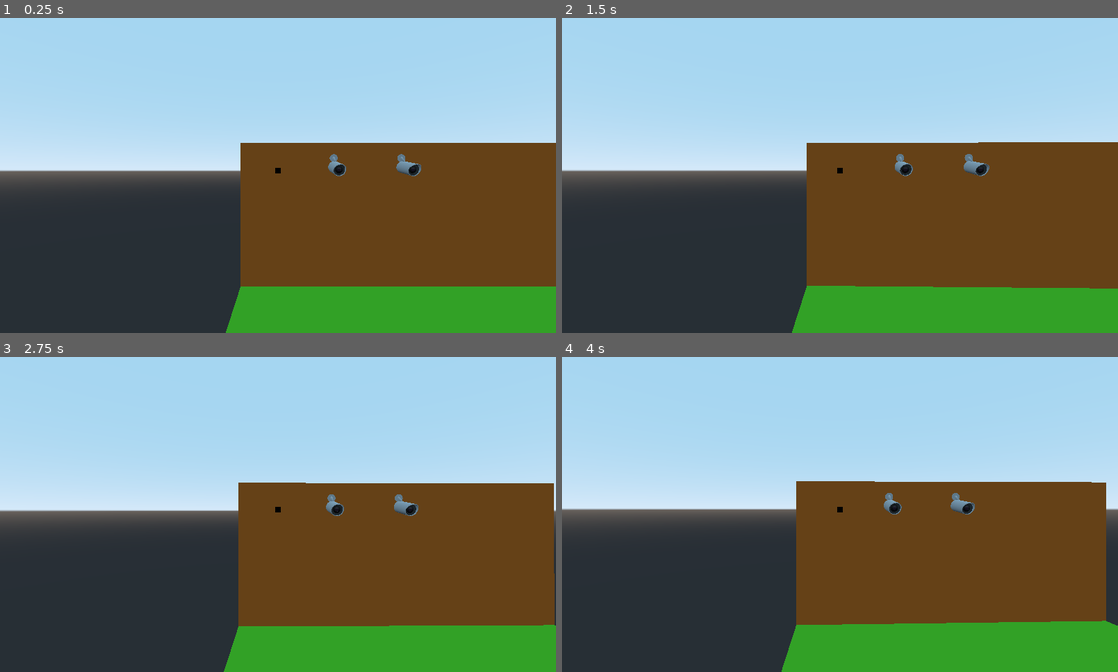
Above: before the commit, frames 1-4 (two rows, left to right).
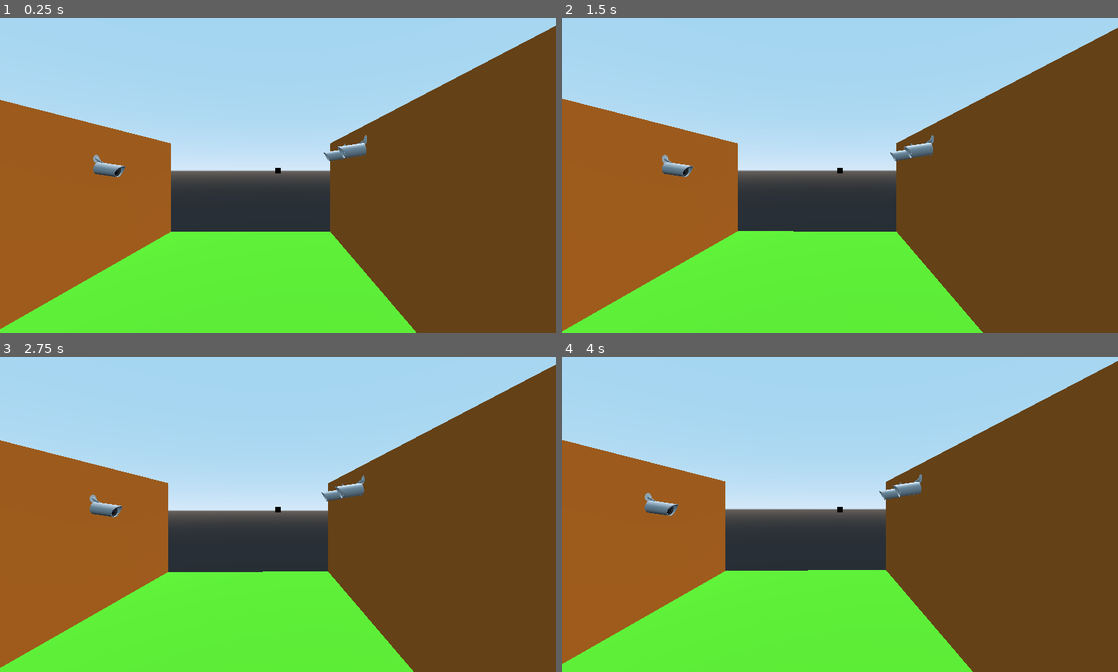
Above: after the commit, the same moments.

Repository: erlangga-da/Watch_dogs-cctv-hack-system
Game: Godot game, scene res://Assets/Scenes/World.tscn
Same seed, same stepped clock (60 frames per second), same inputs: the game is played once before the commit and once after it.
Inputs (mouse positions are in pixels of both pictures, inside the frame that each line leads up to):
- Up to frame 1 (0.25 s): no input
- Up to frame 2 (1.5 s): tap Enter at 0.5 s; move the mouse to (867, 169) at 0.52 s; hold Q (set_cam, bound only after the commit) 0.53-1.28 s; tap Space at 1.25 s; move the mouse to (812, 172) at 1.27 s; tap E (interact) at 1.35 s
- Up to frame 3 (2.75 s): tap Q (set_cam, bound only after the commit) at 1.55 s; tap Enter at 2 s; move the mouse to (289, 505) at 2.02 s; hold Q (set_cam, bound only after the commit) from 2.03 s (still down)
- Up to frame 4 (4 s): tap Space at 2.75 s; move the mouse to (834, 514) at 2.77 s; release Q (set_cam, bound only after the commit) at 2.78 s; tap Q (set_cam, bound only after the commit) at 2.85, 3.8 s; tap Enter at 3.5 s; move the mouse to (878, 514) at 3.52 s; hold E (interact) from 3.53 s (still down)

The runs differ from the first frame. In frame 1, 49% of the frame differs, in the area x 0-100%, y 2-100%; in frame 2, 49%; in frame 3, 49%; in frame 4, 50%, in the area x 0-100%, y 1-100%.

Commit message:
basic dynamic system
lol.. I messed up the code

Diff:
--- /dev/null
+++ b/Assets/Scenes/Player.gd
@@ -0,0 +1,51 @@
+extends Spatial
+
+onready var head = $"."
+onready var camera = $Camera
+onready var raycast = $Camera/RayCast
+onready var cctv_container = $"../Container/"
+onready var worldNode = $"../"
+
+onready var cctv_cam = preload("res://Assets/Scenes/cctv_camera.tscn")
+
+var castedNode
+var currentPos = Vector3()
+var currentRot = Vector3()
+var spawnPosition = Vector3()
+var currentCam = true
+var canSpawn = false
+var mouse_sens = 0.02
+
+func _ready():
+	Input.set_mouse_mode(Input.MOUSE_MODE_CAPTURED)
+
+func _input(event):
+	if event.is_action_pressed("set_cam") and canSpawn and currentCam:
+		var cctv = cctv_cam.instance()
+		self.get_parent().add_child(cctv)
+		currentCam = false
+		var getCctv = $"../KinematicBody"
+		getCctv.translation = self.translation
+		getCctv.destination = spawnPosition
+		getCctv.rotation_degrees = self.rotation_degrees
+	#camera rotation
+	if event is InputEventMouseMotion and currentCam:
+		head.rotate_y(deg2rad(-event.relative.x * mouse_sens))
+		#camera.rotate_x(deg2rad(event.relative.y * mouse_sens))
+
+		camera.rotate_x(deg2rad(event.relative.y * mouse_sens))
+		camera.rotation.x = clamp(camera.rotation.x, deg2rad(-80), deg2rad(80))
+
+func _process(delta):
+	currentPos = self.translation
+	currentRot = self.rotation_degrees
+	if raycast.is_colliding():
+		#get staticBody name
+		castedNode = cctv_container.get_node(raycast.get_collider().get_name())
+
+		#staticBody from Container node?? yes? = this is a cctv node , no? = not cctv
+		if castedNode.get_parent().get_name() == "Container":
+			spawnPosition = castedNode.translation
+			canSpawn = true
+		else:
+			canSpawn = false
--- a/Assets/Scenes/World.tscn
+++ b/Assets/Scenes/World.tscn
@@ -1,10 +1,8 @@
-[gd_scene load_steps=6 format=2]
+[gd_scene load_steps=5 format=2]
 
 [ext_resource path="res://Assets/Scenes/Base.tscn" type="PackedScene" id=1]
 [ext_resource path="res://Assets/Scenes/cctv.tscn" type="PackedScene" id=2]
-[ext_resource path="res://Assets/Scripts/cctv.gd" type="Script" id=3]
-
-[sub_resource type="SphereShape" id=2]
+[ext_resource path="res://Assets/Scenes/Player.gd" type="Script" id=4]
 
 [sub_resource type="BoxShape" id=1]
 
@@ -13,38 +11,27 @@
 [node name="Base" parent="." instance=ExtResource( 1 )]
 transform = Transform( 8, 0, 0, 0, 8, 0, 0, 0, 8, 0, 0, 0 )
 
-[node name="KinematicBody" type="KinematicBody" parent="."]
-transform = Transform( 1, 0, 0, 0, 1, 0, 0, 0, 1, 12.101, 9.67803, -10.4566 )
-script = ExtResource( 3 )
+[node name="Player" type="Spatial" parent="."]
+transform = Transform( -4.37114e-08, 0, 1, 0, 1, 0, -1, 0, -4.37114e-08, -21.5738, 8.03376, 4.18804 )
+script = ExtResource( 4 )
 
-[node name="Cam" type="Spatial" parent="KinematicBody"]
+[node name="Camera" type="Camera" parent="Player"]
+transform = Transform( -1, 0, 8.74228e-08, 0, 1, 0, -8.74228e-08, 0, -1, 0, 0, 0 )
+current = true
 
-[node name="Camera" type="Camera" parent="KinematicBody/Cam"]
-transform = Transform( -1, 0, -8.74228e-08, 0, 1, 0, 8.74228e-08, 0, -1, 0, 0, 0 )
+[node name="RayCast" type="RayCast" parent="Player/Camera"]
+transform = Transform( 1, 0, 0, 0, -1, -8.74228e-08, 0, 8.74228e-08, -1, 0, 0.118, 0 )
+enabled = true
+cast_to = Vector3( 0, 0, 40 )
 
-[node name="RayCast" type="RayCast" parent="KinematicBody/Cam/Camera"]
-transform = Transform( -1, 0, -8.74228e-08, 0, 1, 0, 8.74228e-08, 0, -1, 0, 0, 0 )
-enabled = true
-cast_to = Vector3( 0, -1, 40 )
-
-[node name="Casthide" type="RayCast" parent="KinematicBody/Cam"]
-transform = Transform( 1, 0, 0, 0, 1, 0, 0, 0, 1, 0.0247107, 0, 0.0872488 )
-enabled = true
-cast_to = Vector3( 0, -1, 5 )
-
-[node name="HideRange" type="Area" parent="KinematicBody/Cam"]
-
-[node name="CollisionShape" type="CollisionShape" parent="KinematicBody/Cam/HideRange"]
-shape = SubResource( 2 )
-
-[node name="Control" type="Control" parent="KinematicBody"]
+[node name="Control" type="Control" parent="Player"]
 anchor_right = 1.0
 anchor_bottom = 1.0
 __meta__ = {
 "_edit_use_anchors_": false
 }
 
-[node name="ColorRect" type="ColorRect" parent="KinematicBody/Control"]
+[node name="ColorRect" type="ColorRect" parent="Player/Control"]
 anchor_left = 0.5
 anchor_top = 0.5
 anchor_right = 0.5
@@ -87,5 +74,5 @@
 transform = Transform( 1.51496, 0, 0, 0, 1, 0, 0, 0, 1.51496, 0, 0, 0 )
 shape = SubResource( 1 )
 
-[connection signal="body_entered" from="KinematicBody/Cam/HideRange" to="KinematicBody" method="_on_HideRange_body_entered"]
-[connection signal="body_exited" from="KinematicBody/Cam/HideRange" to="KinematicBody" method="_on_HideRange_body_exited"]
+[node name="DirectionalLight" type="DirectionalLight" parent="."]
+transform = Transform( 0.668845, -0.644634, 0.370262, 0, 0.498064, 0.86714, -0.743402, -0.579983, 0.333128, 0, 13.5401, 0 )
--- /dev/null
+++ b/Assets/Scenes/cctv_camera.tscn
@@ -0,0 +1,30 @@
+[gd_scene load_steps=3 format=2]
+
+[ext_resource path="res://Assets/Scripts/cctv.gd" type="Script" id=1]
+
+[sub_resource type="SphereShape" id=1]
+
+[node name="KinematicBody" type="KinematicBody"]
+script = ExtResource( 1 )
+
+[node name="Cam" type="Spatial" parent="."]
+
+[node name="Camera" type="Camera" parent="Cam"]
+transform = Transform( -1, 0, -8.74228e-08, 0, 1, 0, 8.74228e-08, 0, -1, 0, 0, 0 )
+
+[node name="RayCast" type="RayCast" parent="Cam/Camera"]
+transform = Transform( -1, 0, -8.74228e-08, 0, 1, 0, 8.74228e-08, 0, -1, 0, 0, 1 )
+enabled = true
+cast_to = Vector3( 0, 0, 40 )
+
+[node name="Casthide" type="RayCast" parent="Cam"]
+enabled = true
+cast_to = Vector3( 0, 0, 4 )
+
+[node name="HideRange" type="Area" parent="Cam"]
+
+[node name="CollisionShape" type="CollisionShape" parent="Cam/HideRange"]
+shape = SubResource( 1 )
+
+[connection signal="body_entered" from="Cam/HideRange" to="." method="_on_HideRange_body_entered"]
+[connection signal="body_exited" from="Cam/HideRange" to="." method="_on_HideRange_body_exited"]
--- /dev/null
+++ b/Assets/Scripts/Camera.gd
@@ -0,0 +1,4 @@
+extends Camera
+
+func _ready():
+	pass # Replace with function body.
--- a/Assets/Scripts/cctv.gd
+++ b/Assets/Scripts/cctv.gd
@@ -5,6 +5,7 @@
 onready var rayCast = $Cam/Camera/RayCast
 onready var Casthide = $Cam/Casthide
 onready var cctv_container = $"../Container/"
+onready var Player = $"../Player/"
 onready var castedNode
 onready var savedNode
 
@@ -17,12 +18,16 @@
 
 
 func _ready():
-	Input.set_mouse_mode(Input.MOUSE_MODE_CAPTURED)
 	destination = self.translation
 	self.rotation_degrees.y = 0
 
 
 func _input(event):
+
+	#if 'ESC' pressed
+	if event.is_action_pressed("ui_cancel"):
+		destination = Player.translation
+
 	#if 'E' pressed
 	if event.is_action_pressed("interact"):
 		#check if castedNode have a translation value
@@ -41,22 +46,36 @@
 				camera.fov += 1
 
 	#camera rotation
+	#when travel = true cam rotate blocked
 	if event is InputEventMouseMotion and !travel:
 		head.rotate_y(deg2rad(-event.relative.x * mouse_sens))
-		#camera.rotate_x(deg2rad(event.relative.y * mouse_sens))
 
+		#max view angle up and down cctv camera
 		camera.rotate_x(deg2rad(event.relative.y * mouse_sens))
 		camera.rotation.x = clamp(camera.rotation.x, deg2rad(-50), deg2rad(50))
 
+		#max view angle left and right cctv camera
 		var head_rotation = head.rotation_degrees
 		head_rotation.y = clamp(head_rotation.y, -70, 70)
 		head.rotation_degrees = head_rotation
 
 
 func _process(delta):
+	#back to player position (player mode)
+	if destination == Player.translation and !travel:
+		Player.currentCam = true
+		self.queue_free()
+
+	#when in cctv mode set camera cctv to current
+	if !Player.currentCam :
+		camera.current = true
+	else:
+		camera.current = false
+
 	if Casthide.is_colliding():
 		#set camera rotation when colliding
-		self.rotation_degrees = castedNode.rotation_degrees
+		if castedNode:
+			self.rotation_degrees = castedNode.rotation_degrees
 
 	if rayCast.is_colliding():
 		#get staticBody name
@@ -65,7 +84,6 @@
 		#staticBody from Container node?? yes? = this is a cctv node , no? = not cctv
 		if castedNode.get_parent().get_name() == "Container":
 			castedNode.translation
-			#print("this node from Container")
 
 func _physics_process(delta):
 	#when the distance > 0.5 the camera is moving
@@ -79,7 +97,7 @@
 
 #hide cctv when entered area
 func _on_HideRange_body_entered(body):
-	savedNode = castedNode
+	savedNode = body
 	savedNode.visible = false
 
 #show cctv when exit area
--- a/project.godot
+++ b/project.godot
@@ -21,6 +21,11 @@
 "events": [ Object(InputEventKey,"resource_local_to_scene":false,"resource_name":"","device":0,"alt":false,"shift":false,"control":false,"meta":false,"command":false,"pressed":false,"scancode":69,"unicode":0,"echo":false,"script":null)
  ]
 }
+set_cam={
+"deadzone": 0.5,
+"events": [ Object(InputEventKey,"resource_local_to_scene":false,"resource_name":"","device":0,"alt":false,"shift":false,"control":false,"meta":false,"command":false,"pressed":false,"scancode":81,"unicode":0,"echo":false,"script":null)
+ ]
+}
 
 [physics]
 
